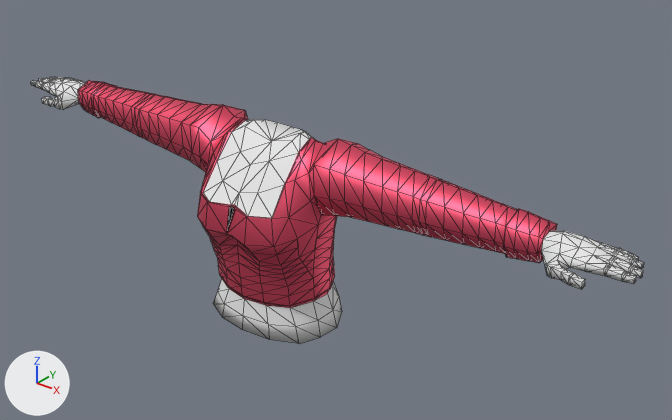
One commit to the glTF model assets/base-avatars/upper_body/F_uBody_PinkTshirt03/F_uBody_PinkTshirt03.glb: the scene before it, then after it.
Before and after are seen from a camera (50 mm lens) standing at (1.404, -1.525, 2.32) and looking at (0.117, 0.084, 1.323). The axes (+X, +Y, +Z) are drawn at lower left. The lights are the same throughout. Mesh edges are drawn as thin lines. Where no turn or scale is listed for an object, it has been applied to the vertices.

The first picture shows 'F_uBody_PinkTshirt03'.
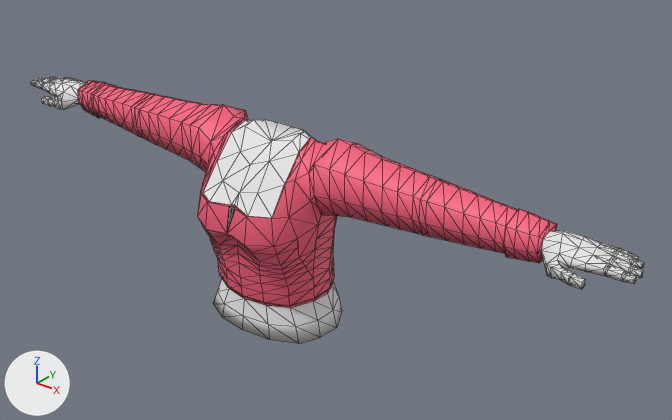
Location of each change, (x1, y1, x2, y2) in pixels of the pictures (672 x 420 px):
'F_uBody_PinkTshirt03', surface changed: (62, 80, 565, 309) in both

What changed in the scene script:
```text
Change mat_color_pallete_mat:
    mat_color_pallete_mat.metallic: 1.0 -> 0.0
```
